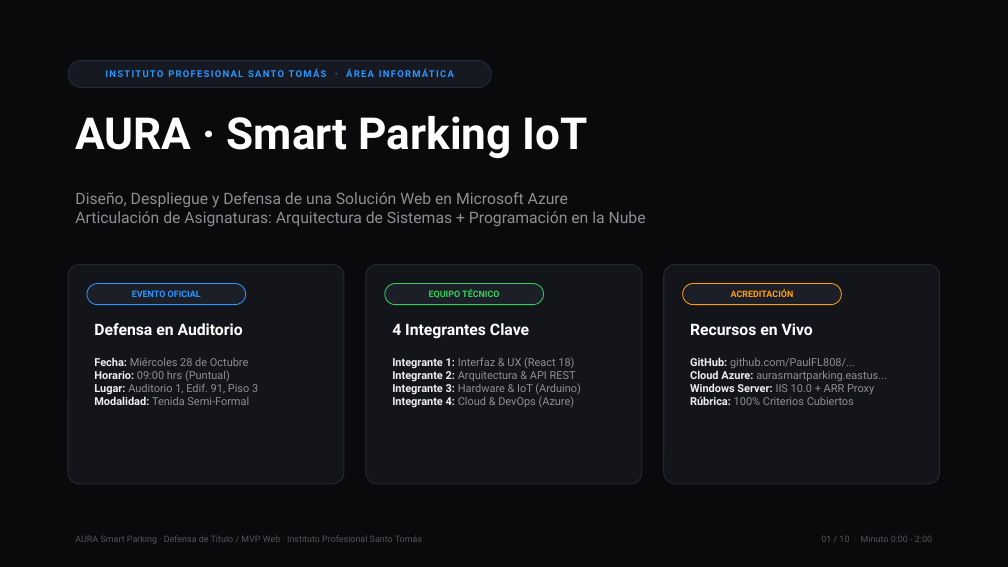
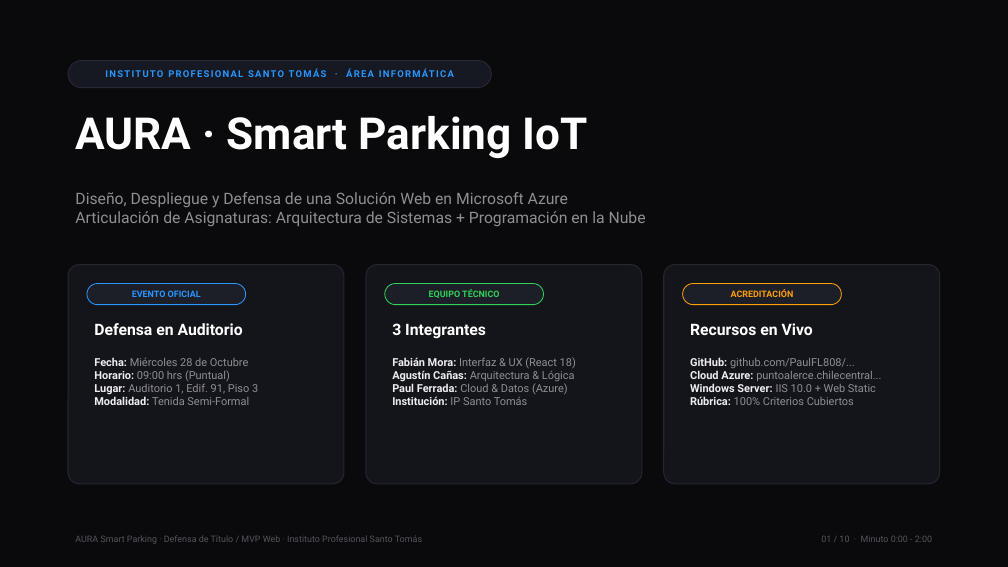
Before and after one commit to PaulFL808/INTELIGEMENTE-ESTACIONADO, a slide deck: slide 1 of Presentacion_AURA_SmartParking_Azure.pptx. Drawn at 1008x567 pixels with LibreOffice and Linux fonts; fonts in the diff are those of the drawing. Boxes give left, top, right and bottom in pixels: in the first picture for what was removed or moved away, otherwise in the second. Text is boxed around its words. In the diff, an @@ line names an element or a change of style, - is before the commit and + after.

Commit message:
docs: actualizar documentacion tecnica, diapositivas y roles de equipo para Fabian Mora, Agustin Cañas y Paul Ferrada

```diff
--- a/Presentacion_AURA_SmartParking_Azure.pptx
+++ b/Presentacion_AURA_SmartParking_Azure.pptx
@@ text at bbox=[392, 323, 486, 339]: text changed @@
-4 Integrantes Clave
+3 Integrantes
@@ text at bbox=[392, 357, 576, 405]: text changed @@
-Integrante 1: Interfaz & UX (React 18)
-Integrante 2: Arquitectura & API REST
-Integrante 3: Hardware & IoT (Arduino)
-Integrante 4: Cloud & DevOps (Azure)
+Fabián Mora: Interfaz & UX (React 18)
+Agustín Cañas: Arquitectura & Lógica
+Paul Ferrada: Cloud & Datos (Azure)
+Institución: IP Santo Tomás
@@ text at bbox=[690, 357, 881, 405]: text changed @@
-GitHub: github.com/PaulFL808/...
-Cloud Azure: aurasmartparking.eastus...
-Windows Server: IIS 10.0 + ARR Proxy
-Rúbrica: 100% Criterios Cubiertos
+GitHub: github.com/PaulFL808/...
+Cloud Azure: puntoalerce.chilecentral...
+Windows Server: IIS 10.0 + Web Static
+Rúbrica: 100% Criterios Cubiertos
```
Also in this commit, not shown: 3 other slides changed, 3 other files.
